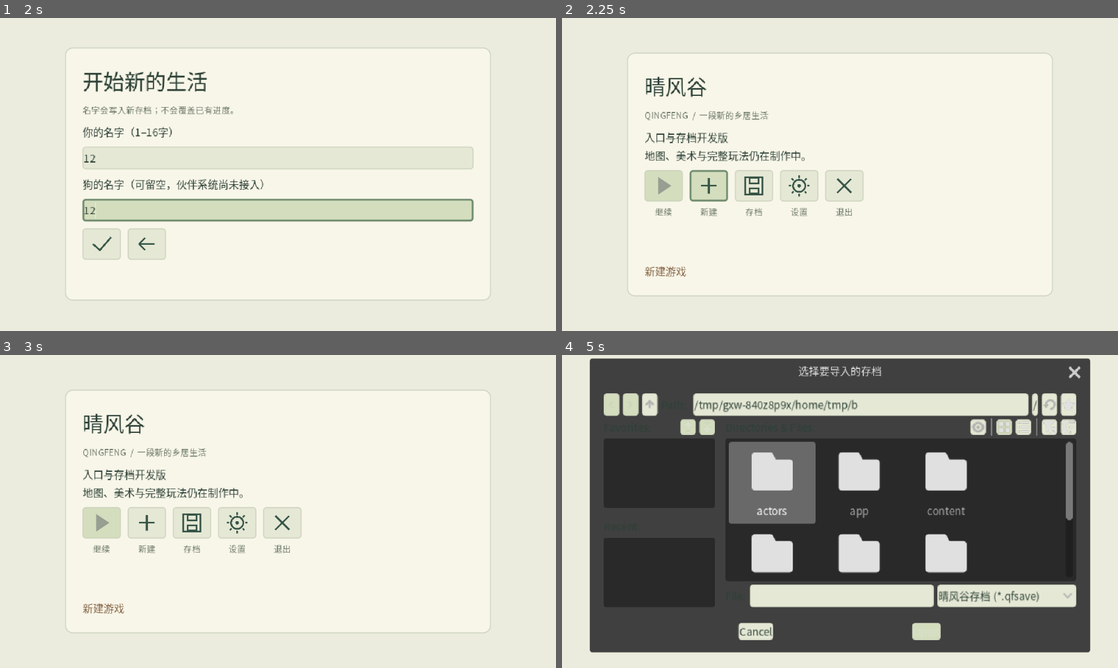
Above: before the commit, frames 1-4 (two rows, left to right).
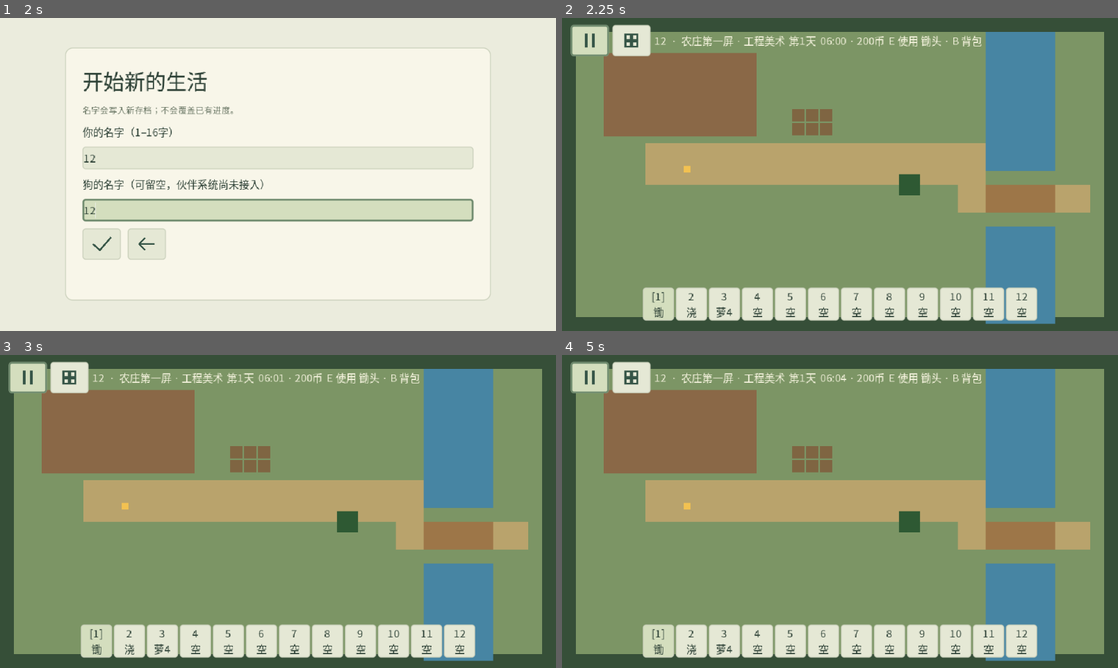
Above: after the commit, the same moments.

Repository: natefox2017/qingfeng
Game: Godot game, scene res://app/main.tscn
Two runs of this game, one before a commit and one after it. Both use one fixed random seed, a clock stepped at 60 frames per second and the inputs below.
Inputs (mouse positions are in pixels of both pictures, inside the frame that each line leads up to):
- Up to frame 1 (2 s): click (144, 187) at 0.52 s; click (278, 158) at 1.27 s; type "12" at 1.35 s; click (278, 208) at 1.5 s; type "12" at 1.58 s
- Up to frame 2 (2.25 s): click (662, 243) at 2.02 s
- Up to frame 3 (3 s): click (27, 376) at 2.77 s
- Up to frame 4 (5 s): click (756, 524) at 3.52 s; click (662, 583) at 4.27 s

Frame 1 is identical in both runs. In frame 2, 94% of the frame differs, in the area x 0-100%, y 0-100%; in frame 3, 94%; in frame 4, 96%.
Error before the commit: Trying to assign an array of type "Array" to a variable of type "Array[String]". (res://content/content_catalog.gd:131)

Commit message:
Fix Godot resident validation array typing

Diff:
--- a/game/content/content_catalog.gd
+++ b/game/content/content_catalog.gd
@@ -128,7 +128,7 @@
 				return false
 			if schedule[0].start_minute != data.clock.day_start_minute or schedule[-1].activity_id != "home":
 				return false
-			var required_activities: Array[String] = ["home","work","social"] if schedule_key=="schedule" else ["home","rain"]
+			var required_activities: Array = ["home","work","social"] if schedule_key=="schedule" else ["home","rain"]
 			var seen_activities: Dictionary = {}
 			var previous_start := -1
 			for entry: Variant in schedule:
